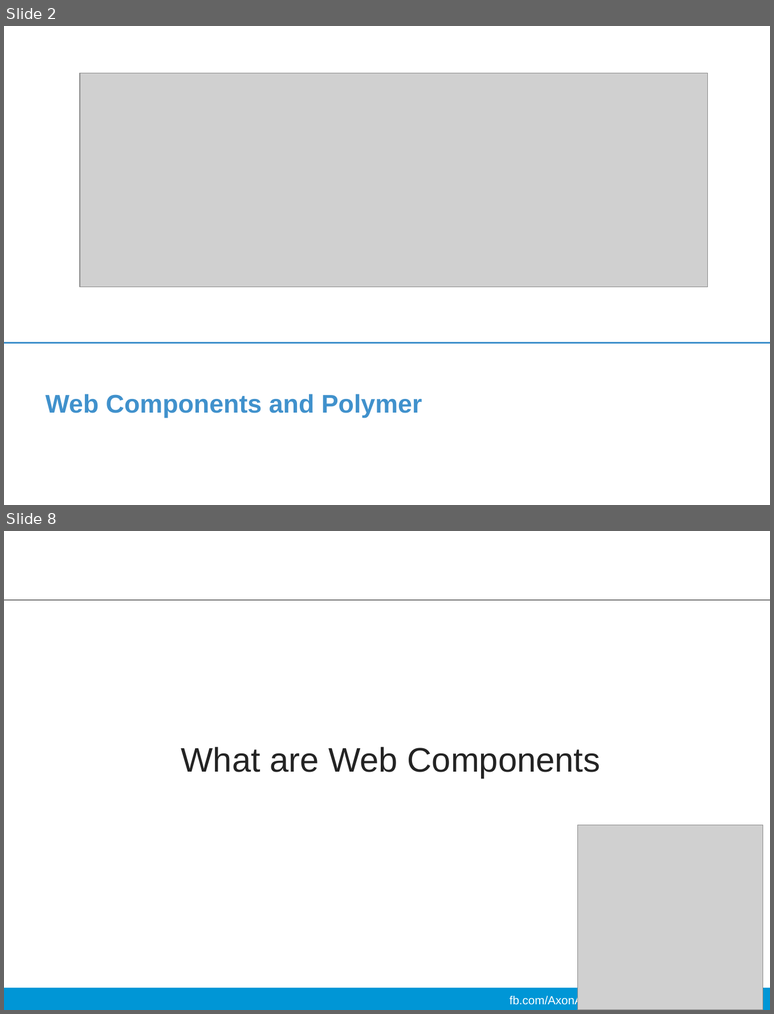
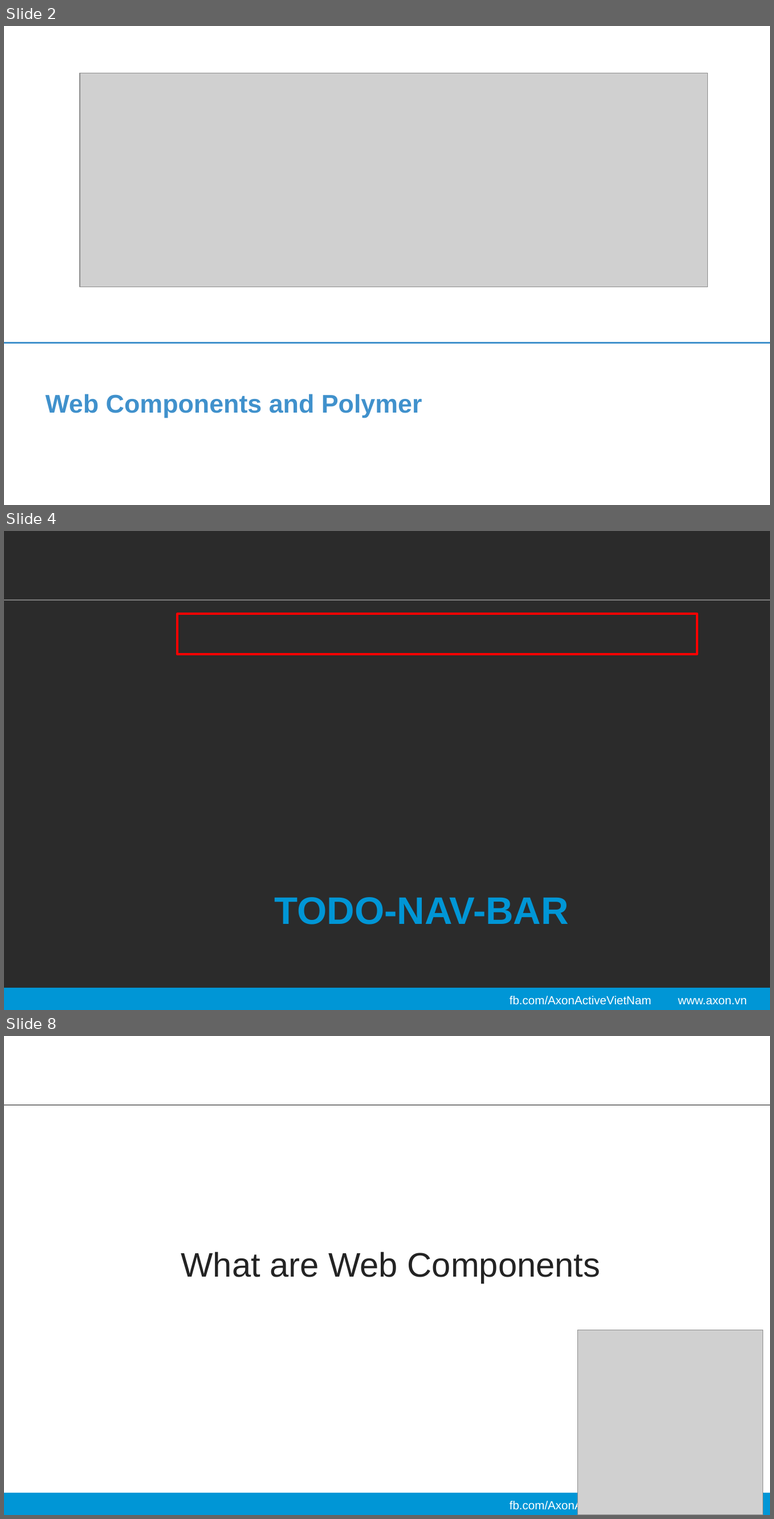
Before and after one commit to ndqvinh2109/Polymer, a slide deck: Slide-Dev-Day/dev-day-polymer.pptx. Shown one above the other, each under a label of ours: slides 2 and 8 before the commit, slides 2, 4 and 8 after it; the slides between them are not shown. The pictures are 774x1014 and 774x1519 pixels, drawn with LibreOffice and Linux fonts; fonts in the diff are those of the drawing; grey boxes stand for pictures; background and template pictures are left out; a plain dark background stands for a picture behind light text. Boxes give left, top, right and bottom in pixels: in the first picture for what was removed or moved away, otherwise in the second. Text is boxed around its words. In the diff, an @@ line names an element or a change of style, - is before the commit and + after.

```diff
--- a/Slide-Dev-Day/dev-day-polymer.pptx
+++ b/Slide-Dev-Day/dev-day-polymer.pptx
@@ slide 4 added at (4, 531, 770, 1010), background picture (left out); not listed: 4 template elements that a slide beside it also shows @@
@@ rectangle added at (177, 614, 697, 654), outline #FF0000 2 pt @@
@@ text added at (275, 897, 569, 924), 36 pt, text #0096D6, bold @@
+TODO-NAV-BAR
```
Also in this commit, not shown: 11 slides changed, 3 other slides added, 4 slides removed, 3 other files.
